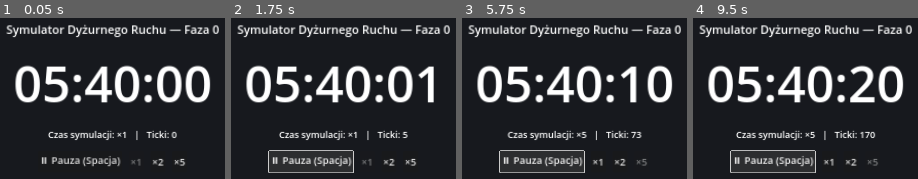
Above: before the commit, frames 1-4 (left to right).
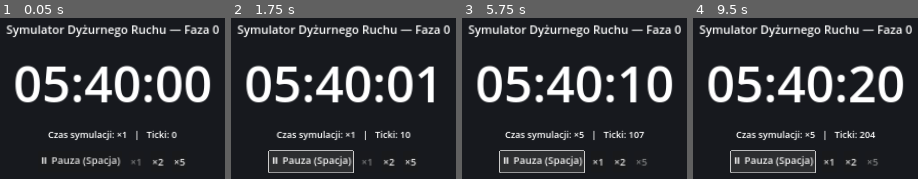
Above: after the commit, the same moments.

Repository: LukaszTM/Dyzurny-Ruchu-v0.0.1
Game: Godot game, scene res://ui/wspolne/main.tscn
Two runs of this game, one before a commit and one after it. Both use one fixed random seed, a clock stepped at 60 frames per second and the inputs below.
Inputs:
- Up to frame 1 (0.05 s): no input
- Up to frame 2 (1.75 s): click "⏸ Pauza (Spacja)" at 0.5 s; click "▶ Wznów (Spacja)" at 1.25 s
- Up to frame 3 (5.75 s): click "×2" at 2 s; click "×1" at 2.75 s; click "×5" at 3.5 s; click "⏸ Pauza (Spacja)" at 4.25 s; click "▶ Wznów (Spacja)" at 5 s
- Up to frame 4 (9.5 s): click "×1" at 5.75 s; click "×2" at 6.5 s; click "×5" at 7.25 s; click "⏸ Pauza (Spacja)" at 8 s; click "▶ Wznów (Spacja)" at 8.75 s

Frame 1 is identical in both runs. In frame 2, 1.5% of the frame differs, in the area x 20-80%, y 69-76%; in frame 3, 1.6%, in the area x 19-82%, y 69-76%; in frame 4, 0.2%.

Commit message:
F0: licznik ticków w pasku stanu odświeżany co tick
Wykryte na zrzutach ekranu — pasek stanu aktualizował się tylko przy
zmianie mnożnika lub pauzy, więc licznik ticków stał w miejscu, choć
zegar chodził.

Co-Authored-By: Claude Fable 5 <noreply@anthropic.com>
Claude-Session: https://claude.ai/code/session_01VXo2T8bAjLQXxJSrgUju6Q

Diff:
--- a/ui/wspolne/main.gd
+++ b/ui/wspolne/main.gd
@@ -46,6 +46,8 @@
 func _on_sim_tick(dt: float) -> void:
 	_world.tick(dt)
 	_refresh_clock()
+	# Licznik ticków w pasku stanu ma żyć razem z zegarem.
+	_refresh_controls()
 
 
 func _on_multiplier_changed(_multiplier: int) -> void:
